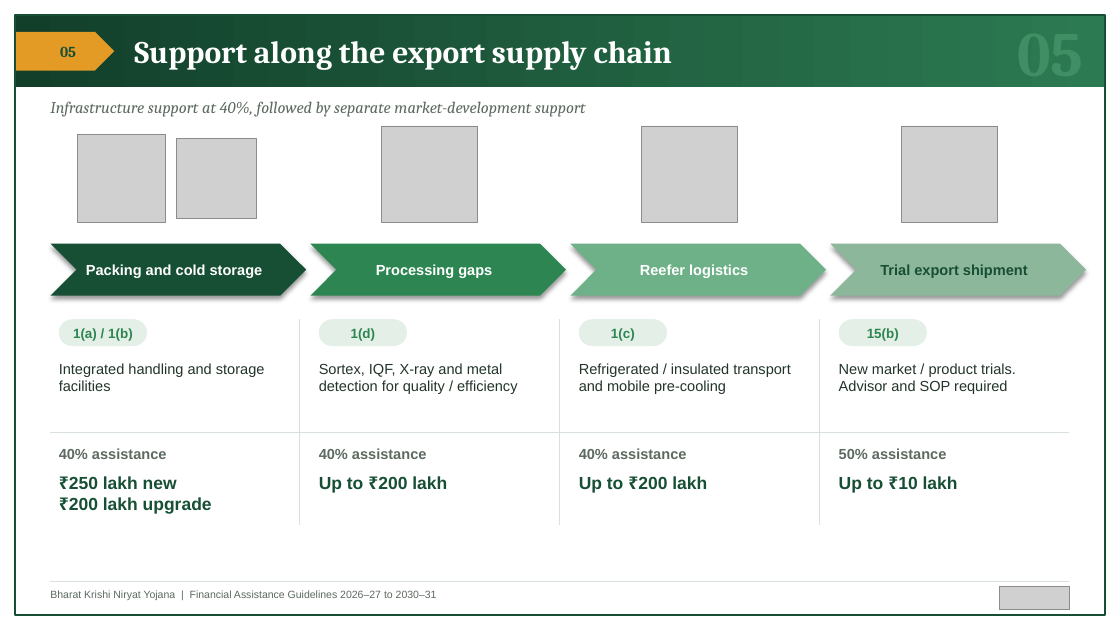
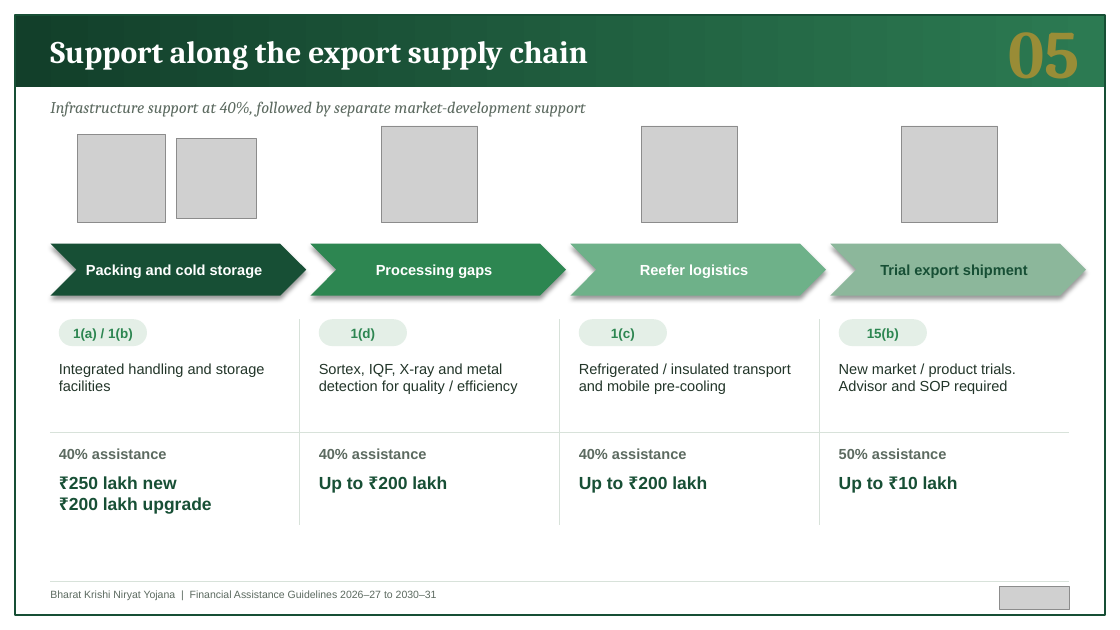
Before and after one commit to BantheFox012/FM, a slide deck: slide 5 of APEDA_BKNY_Standard_40_Percent.pptx. Drawn at 1120x630 pixels with LibreOffice and Linux fonts; fonts in the diff are those of the drawing; grey boxes stand for pictures. Boxes give left, top, right and bottom in pixels: in the first picture for what was removed or moved away, otherwise in the second. Text is boxed around its words. In the diff, an @@ line names an element or a change of style, - is before the commit and + after.

```diff
--- a/APEDA_BKNY_Standard_40_Percent.pptx
+++ b/APEDA_BKNY_Standard_40_Percent.pptx
@@ text "Support along the export supply ...": place and size @@
-text "Support along the export supply ..." at [134, 41, 672, 70]
+text "Support along the export supply ..." at [50, 41, 588, 70]
@@ text "05" at [1008, 15, 1079, 93]: size 54 to 58 pt, text colour #3F8E64 to #E39B26 at 60% opacity @@
@@ pentagon arrow removed at [15, 32, 114, 71] @@
@@ text removed at [60, 46, 76, 57] @@
-05
```
Also in this commit, not shown: 11 other slides changed.
